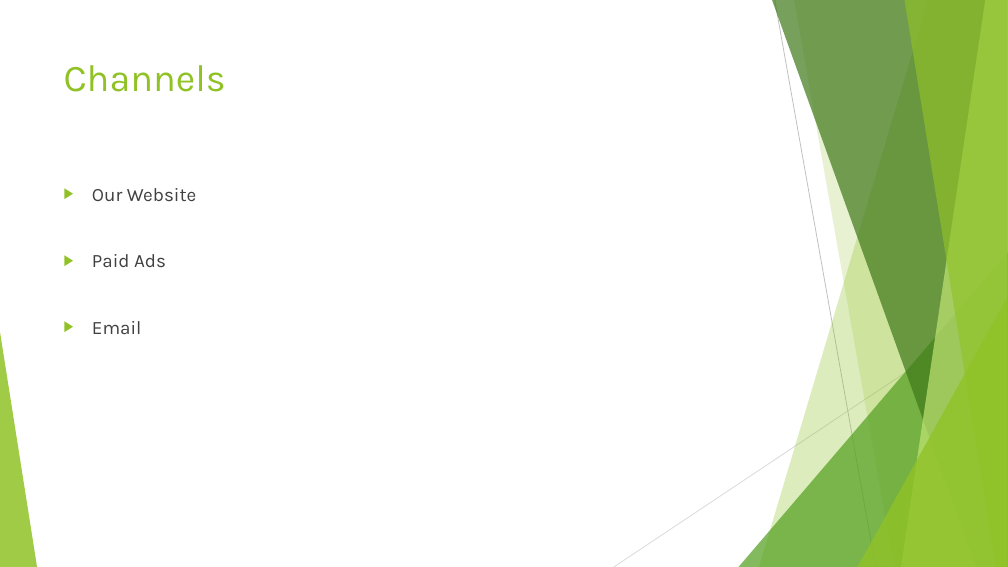
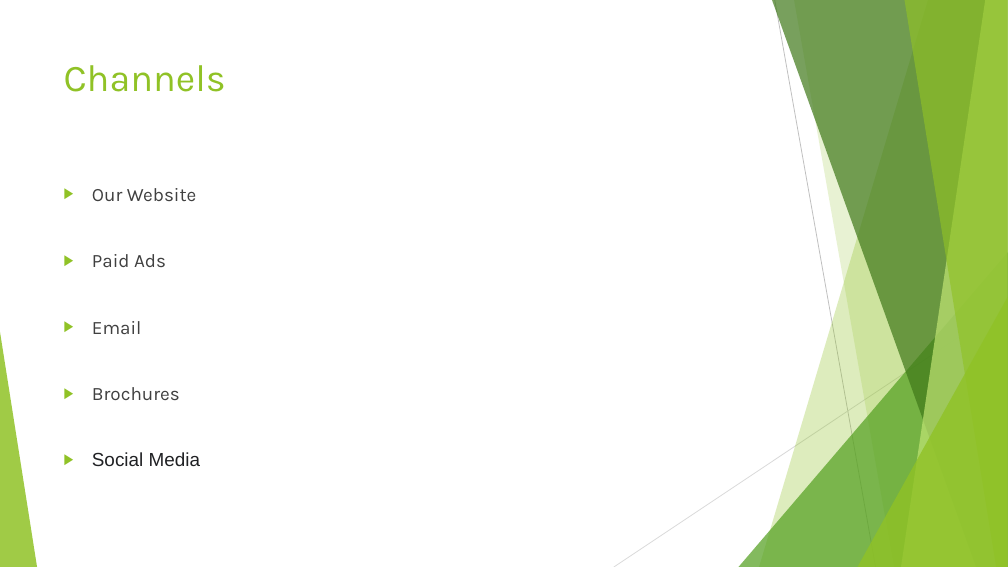
Before and after one commit to yousefalhindawi/masterpiece, a slide deck: slide 5 of Documentation & Database/masterpiece_persentaion.pptx. Drawn at 1008x567 pixels with LibreOffice and Linux fonts; fonts in the diff are those of the drawing. Boxes give left, top, right and bottom in pixels: in the first picture for what was removed or moved away, otherwise in the second. Text is boxed around its words. In the diff, an @@ line names an element or a change of style, - is before the commit and + after.

```diff
--- a/Documentation & Database/masterpiece_persentaion.pptx
+++ b/Documentation & Database/masterpiece_persentaion.pptx
@@ text at (x1=92, y1=387, x2=200, y2=466): paragraphs added @@
+▶ Brochures
+▶ Social Media
```
Also in this commit, not shown: 1 other slide changed, 1 other file.
